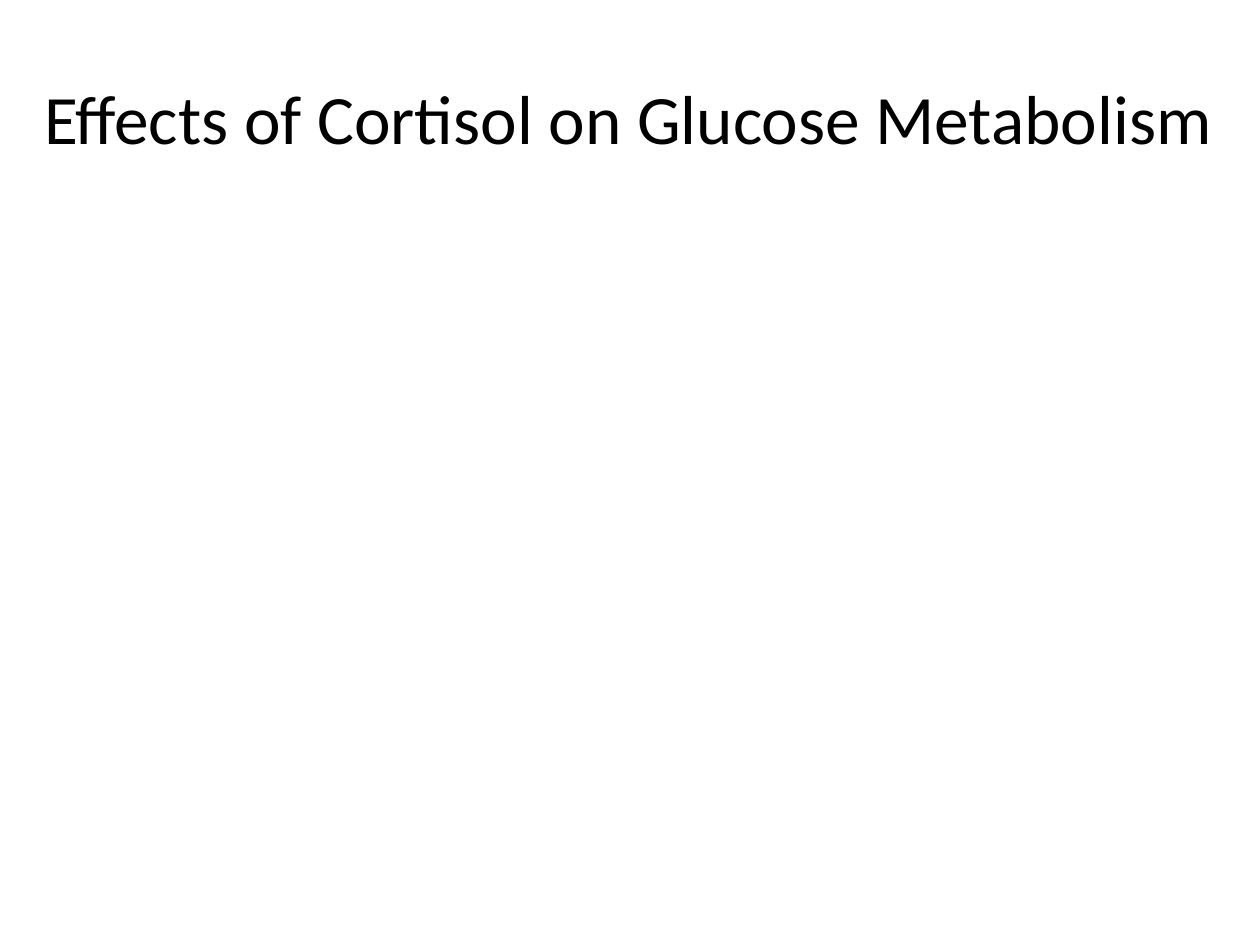
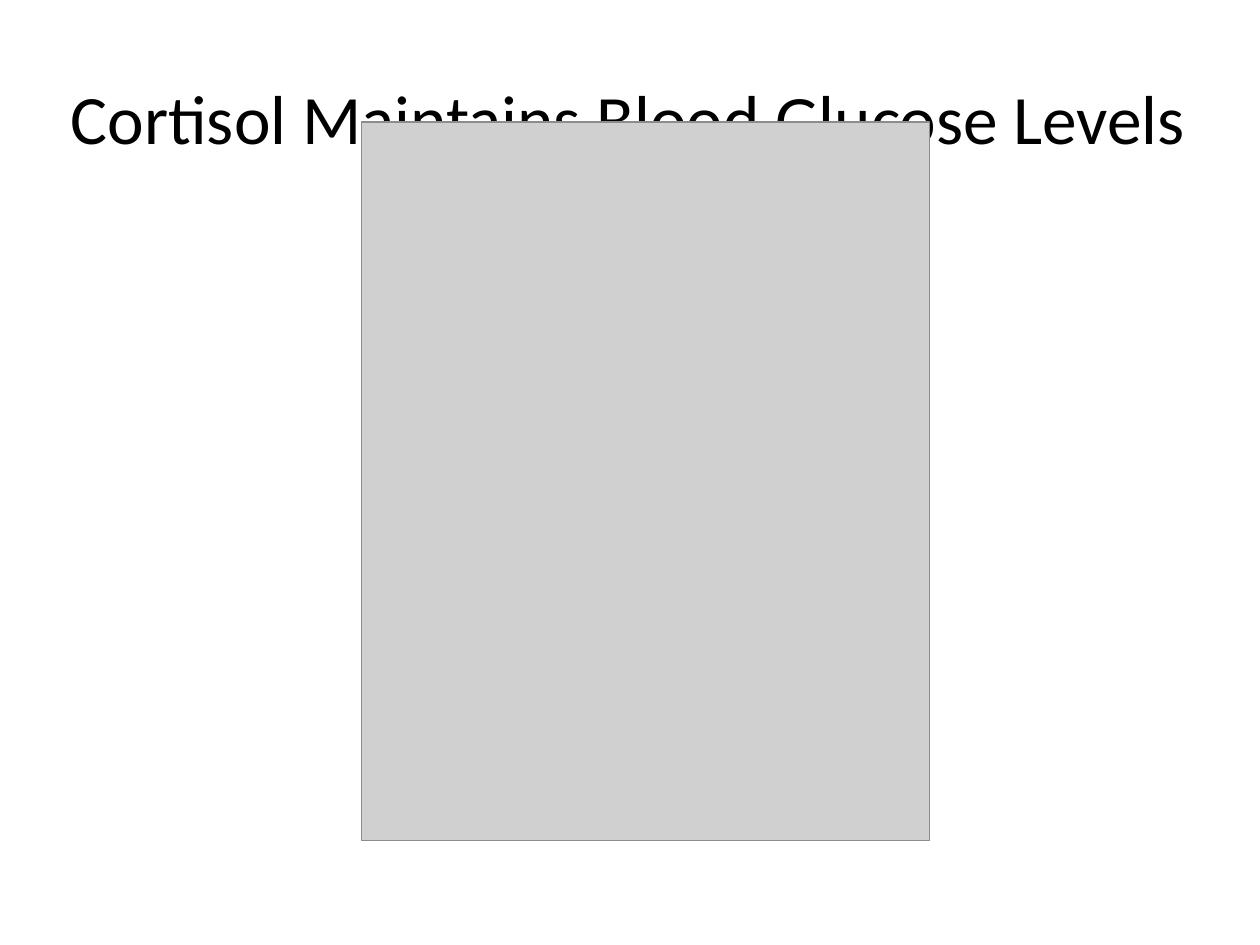
Before and after one commit to detricksnyder/TeachingLectures, a slide deck: slide 16 of PHYS101/adrenals-and-stress-hormones/adrenals-growth-lecture-full.pptx (slide 18 before the commit). Drawn at 1260x945 pixels with LibreOffice and Linux fonts; fonts in the diff are those of the drawing; grey boxes stand for pictures. Boxes give left, top, right and bottom in pixels: in the first picture for what was removed or moved away, otherwise in the second. Text is boxed around its words. In the diff, an @@ line names an element or a change of style, - is before the commit and + after.

```diff
--- a/PHYS101/adrenals-and-stress-hormones/adrenals-growth-lecture-full.pptx
+++ b/PHYS101/adrenals-and-stress-hormones/adrenals-growth-lecture-full.pptx
@@ title at bbox=[71, 86, 1185, 161]: text changed @@
-Effects of Cortisol on Glucose Metabolism
+Cortisol Maintains Blood Glucose Levels
@@ picture added at bbox=[362, 122, 930, 840] @@
```
Also in this commit, not shown: 1 other slide changed, 2 slides removed, 2 other files.
